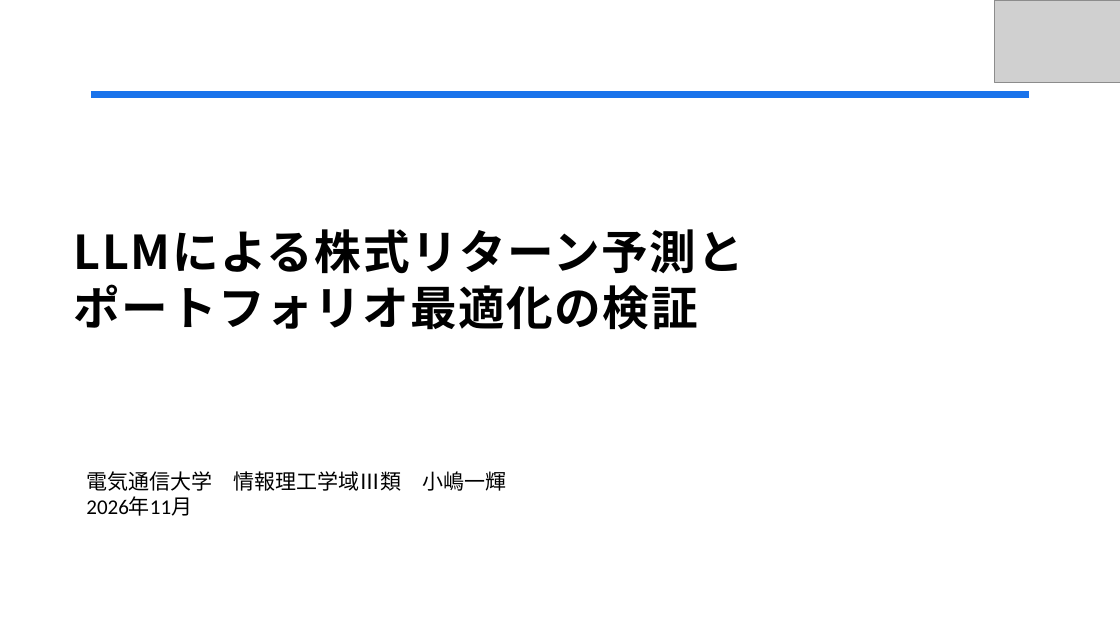
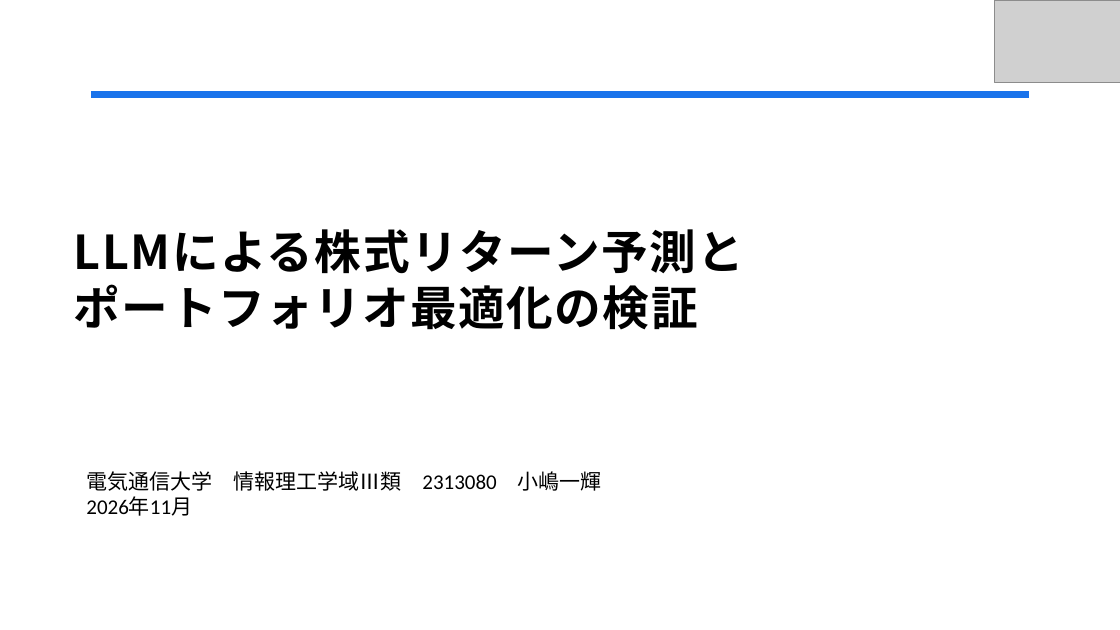
Before and after one commit to sumataro0840/LLM-BLM, a slide deck: slide 1 of 資料集/08_発表/2026_情報工学工房発表資料.pptx. Drawn at 1120x630 pixels with LibreOffice and Linux fonts; fonts in the diff are those of the drawing; grey boxes stand for pictures. Boxes give left, top, right and bottom in pixels: in the first picture for what was removed or moved away, otherwise in the second. Text is boxed around its words. In the diff, an @@ line names an element or a change of style, - is before the commit and + after.

```diff
--- a/資料集/08_発表/2026_情報工学工房発表資料.pptx
+++ b/資料集/08_発表/2026_情報工学工房発表資料.pptx
@@ text at (86, 471, 602, 491): text changed @@
-電気通信大学 情報理工学域Ⅲ類 小嶋一輝
+電気通信大学 情報理工学域Ⅲ類 2313080 小嶋一輝
```
Also in this commit, not shown: 9 other slides changed, 1 slide added, 25 other files.
